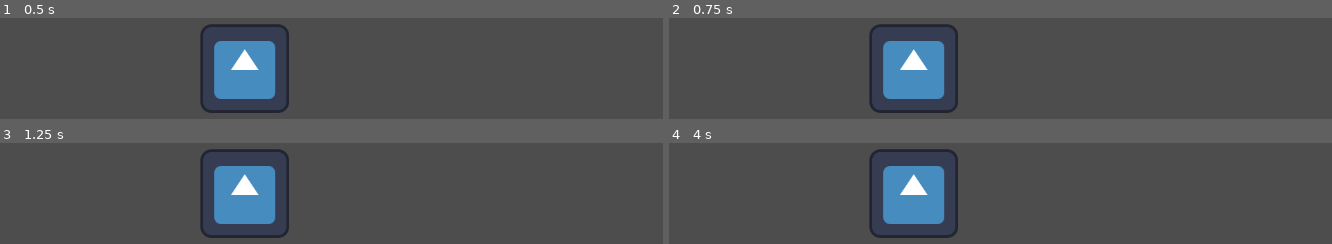
Above: before the commit, frames 1-4 (two rows, left to right).
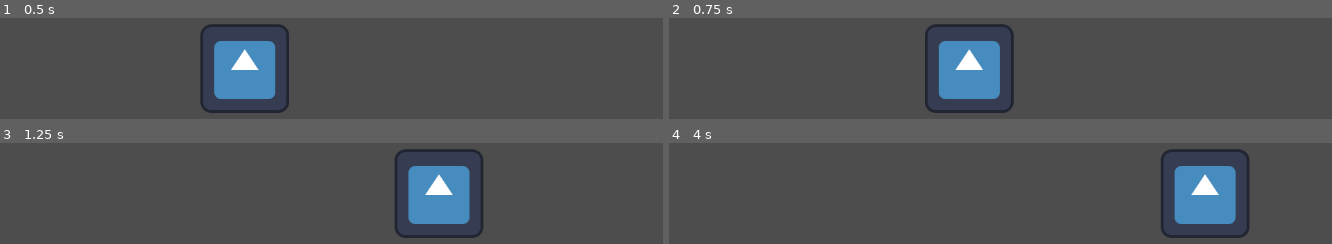
Above: after the commit, the same moments.

Repository: mikabrytu/gmtk-godot-01-si
Game: Godot game, scene res://scenes/main.tscn
Two runs of this game, one before a commit and one after it. Both use one fixed random seed, a clock stepped at 60 frames per second and the inputs below. The engine's default icon, where the game draws it, is replaced by a stand-in: a white triangle on a blue panel in a dark square.
Inputs:
- Up to frame 1 (0.5 s): no input
- Up to frame 2 (0.75 s): tap Enter at 0.5 s; hold D (action_right) from 0.53 s (still down)
- Up to frame 3 (1.25 s): keep holding D (action_right)
- Up to frame 4 (4 s): release D (action_right) at 1.28 s; hold A (action_left) 1.28-2.03 s; hold D (action_right) 2.03-3.53 s; hold A (action_left) from 3.53 s (still down)

Frame 1 is identical in both runs. In frame 2, 12% of the frame differs, in the area x 30-53%, y 5-95%; in frame 3, 14%, in the area x 30-73%, y 5-95%; in frame 4, 14%.

Commit message:
Moving player horizontally

Diff:
--- /dev/null
+++ b/scenes/player/player.gd
@@ -0,0 +1,13 @@
+extends CharacterBody2D
+
+@export var speed = 400
+
+
+func get_input():
+	var input_direction = -(Input.get_action_strength("action_left") - Input.get_action_strength("action_right"))
+	velocity.x = input_direction * speed
+
+
+func _physics_process(delta):
+	get_input()
+	move_and_slide()
--- a/scenes/player/player.tscn
+++ b/scenes/player/player.tscn
@@ -1,5 +1,6 @@
-[gd_scene load_steps=3 format=3 uid="uid://ckhs4le1cq65c"]
+[gd_scene load_steps=4 format=3 uid="uid://ckhs4le1cq65c"]
 
+[ext_resource type="Script" path="res://scenes/player/player.gd" id="1_eefx6"]
 [ext_resource type="Texture2D" uid="uid://vi6j0em5q85y" path="res://icon.svg" id="1_w555g"]
 
 [sub_resource type="RectangleShape2D" id="RectangleShape2D_fvyo5"]
@@ -7,6 +8,7 @@
 
 [node name="Player" type="CharacterBody2D"]
 motion_mode = 1
+script = ExtResource("1_eefx6")
 
 [node name="Sprite2D" type="Sprite2D" parent="."]
 texture = ExtResource("1_w555g")
